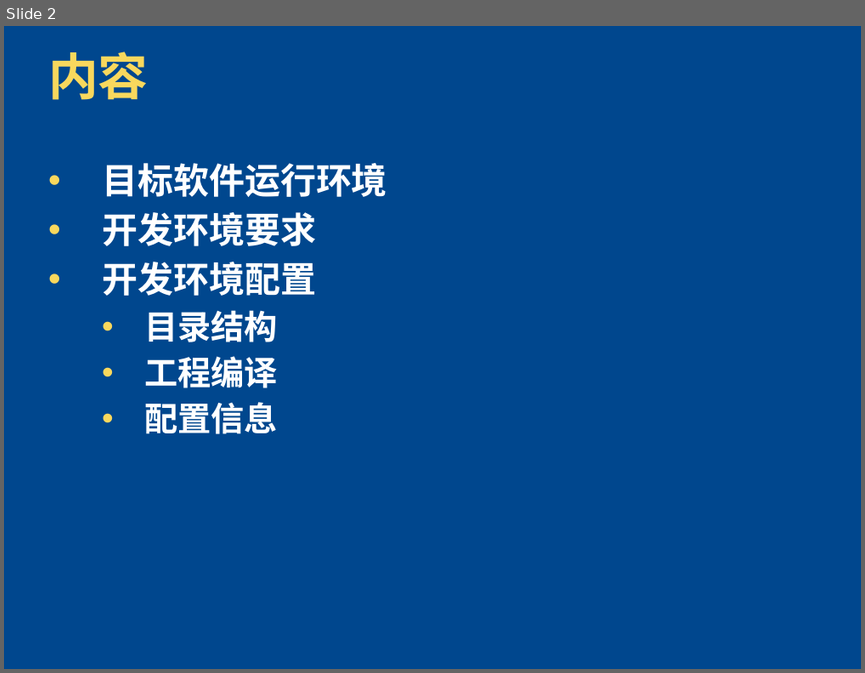
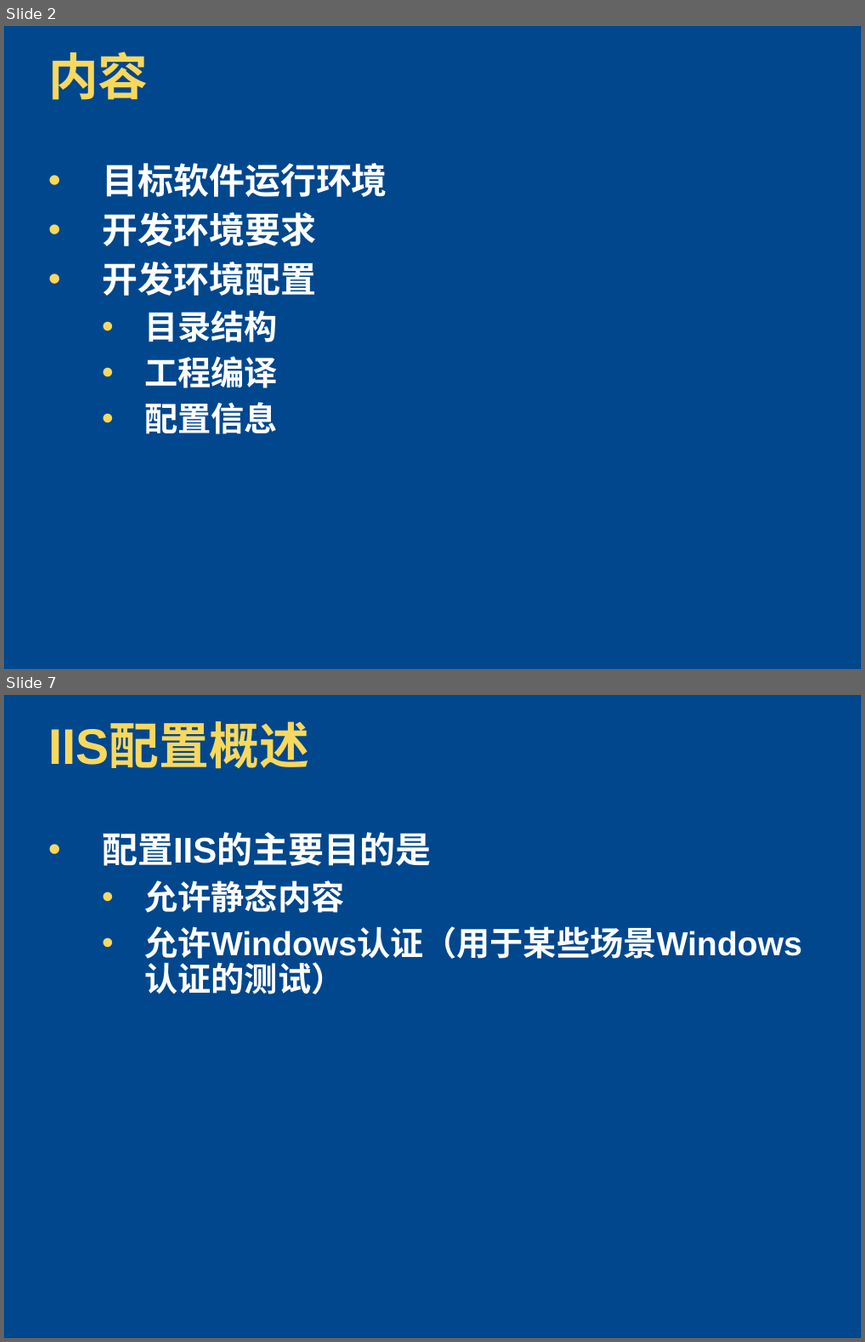
Before and after one commit to zhshen/AK47Documents, a slide deck: 平台开发培训/01-MCS.Framework Dev-Environment.pptx. Shown one above the other, each under a label of ours: slide 2 before the commit, slides 2 and 7 after it; the slides between them are not shown. The pictures are 865x673 and 865x1342 pixels, drawn with LibreOffice and Linux fonts; fonts in the diff are those of the drawing; background and template pictures are left out. Boxes give left, top, right and bottom in pixels: in the first picture for what was removed or moved away, otherwise in the second. Text is boxed around its words. In the diff, an @@ line names an element or a change of style, - is before the commit and + after.

Commit message:
调整配置文档的一些示例。按照最新的版本来配置。

```diff
--- a/平台开发培训/01-MCS.Framework Dev-Environment.pptx
+++ b/平台开发培训/01-MCS.Framework Dev-Environment.pptx
@@ slide 7 added at bbox=[4, 695, 861, 1338], background picture (left out) @@
@@ title added at bbox=[48, 724, 309, 773], 42 pt, text #F9D85D, bold @@
+IIS配置概述
@@ text added at bbox=[102, 832, 801, 964], 28 pt, text #FFFFFF, bold @@
+• 配置IIS的主要目的是
+  • 允许静态内容
+  • 允许Windows认证（用于某些场景Windows认证的测试）
```
Also in this commit, not shown: 9 slides changed, 7 other slides added.
